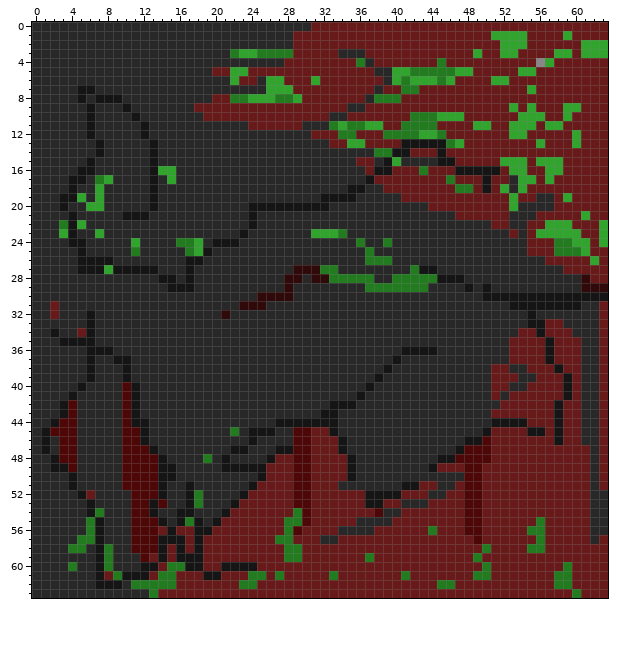
One commit to this pixel-art sprite: src/images/tiles/tile_17.png. The picture above was drawn from the file before the commit.
The file is 64x64 pixels. Colours within 5 levels of each other are drawn and written as one.
After:
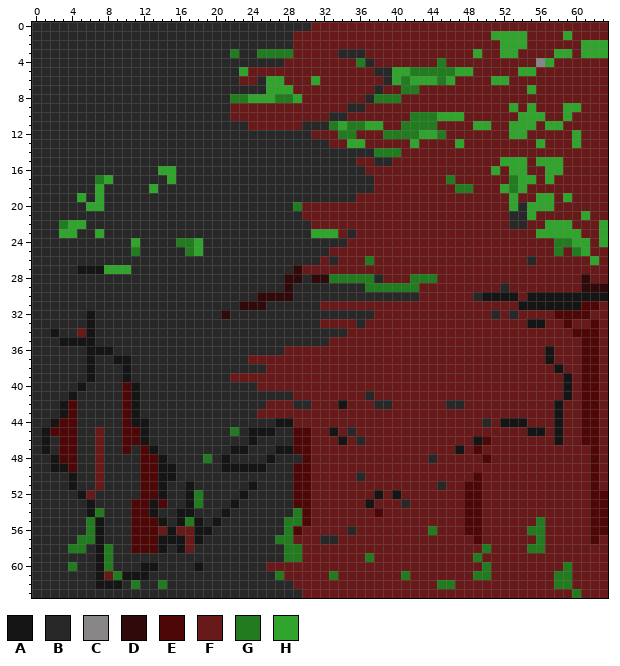
Palette (. is transparent): A #161515  B #282828  C #888686  D #300a0a  E #4e0707  F #681a1a  G #227b1f  H #31a42d
Changes in this commit:
y 3: x 23..24 HH -> BB
y 5: x 20..22 FFH -> BBB
y 6: x 22 H -> B
y 7: x 5..6 AA -> BB
y 8: x 5 A -> B; x 7..9 AAA -> BBB; x 20..21 FF -> BB
y 9: x 6 A -> B; x 10 A -> B; x 18..21 FFFF -> BBBB
y 10: x 6 A -> B; x 11 A -> B; x 19..21 FFF -> BBB
y 11..12: x 6 A -> B; x 12 A -> B
y 13: x 7 A -> B; x 13 A -> B; x 41..46 AAAAAG -> FHFFFF
y 14: x 7 A -> B; x 13 A -> B; x 40..41 AA -> GF; x 45 A -> F
y 15: x 6 A -> B; x 13 A -> B; x 39..46 AHBBBBAA -> BFFFFFFF
y 16: x 5..6 AA -> BB; x 13 A -> B; x 38..39 AA -> FF; x 43 G -> F; x 47..51 AAAAA -> FFFFH
y 17: x 4..5 AA -> BB; x 13 A -> B; x 37 A -> B; x 50 A -> F; x 53 B -> G
y 18: x 4 A -> B; x 13 A -> H; x 35..36 AA -> BB; x 38 B -> F; x 50 A -> F; x 53 B -> G
y 19: x 3..4 AA -> BB; x 13 A -> B; x 32..40 AAAABBBBB -> BBBBFFFFF; x 56..57 BB -> HH
y 20: x 3 A -> B; x 13 A -> B; x 24..43 AAAAAAAAABBBBBBBBBBB -> BBBBBGFFFFFFFFFFFFFF; x 55..57 BBB -> HHH
y 21: x 4 A -> B; x 10..12 AAA -> BBB; x 24 A -> B; x 30..46 BBBBBBBBBBBBBBBBB -> FFFFFFFFFFFFFFFFF; x 55 B -> H
y 22: x 4 A -> H; x 24 A -> B; x 31..50 BBBBBBBBBBBBBBBBBBBB -> FFFFFFFFFFFFFFFFFFFF
y 23: x 4 A -> H; x 23 A -> B; x 34 G -> F; x 36..52 BBBBBBBBBBBBBBBBB -> FFFFFFFFFFFFFFFFF; x 54 B -> F
y 24: x 4..5 AA -> BB; x 20..22 AAA -> BBB; x 35..54 BGBBGBBBBBBBBBBBBBBB -> FFFFFFFFFFFFFFFFFFFF
y 25: x 5 A -> B; x 19 A -> B; x 33..54 BBBBGBBBBBBBBBBBBBBBBB -> FFFFFFFFFFFFFFFFFFFFFF; x 59 G -> F
y 26: x 5..8 AAAA -> BBBB; x 17..18 AA -> BB; x 32 B -> F; x 34..36 BBB -> FFF; x 38..54 GGBBBBBBBBBBBBBBB -> FFFFFFFFFFFFFFFFF; x 56 B -> F
y 27: x 9..13 AAAAA -> HHBBB; x 17 A -> B; x 30..58 DDGGBBBBBBBBGAABBBBBBBBBBBBBB -> FFFFFFFFFFFFFFFFFFFFFFFFFFFFF
y 28: x 14..15 AA -> BB; x 17 A -> B; x 39..41 BGG -> FFF; x 45..60 AAABBBBBBBBBBBBB -> FFFFFFFFFFFFFFFF
y 29: x 15..17 AAA -> BBB; x 43..51 GBBBBABAB -> FFFFFFFFF; x 53..60 BBBBBBBB -> FFFFFFFF
y 30: x 43..48 BBBBBB -> FFFFFF; x 54 A -> F
y 31: x 2 F -> B; x 32..53 BBBBBBBBBBBBBBBBBBBBBA -> FFFFFFFFFFFFFFFFFFFFFF; x 61..62 BB -> EE
y 32: x 2 F -> B; x 38..50 BBBBBBBBBBBBB -> FFFFFFFFFFFFF; x 52 B -> F; x 54..62 BABBBBBBB -> FFFFEEEEF
y 33: x 32..35 BBBB -> FFFF; x 37..54 BBBBBBBBBBBBBBBBBB -> FFFFFFFFFFFFFFFFFF; x 59..62 BBBB -> EFFE
y 34: x 35..53 BBBBBBBBBBBBBBBBBBB -> FFFFFFFFFFFFFFFFFFF; x 56 A -> F; x 60..62 BBB -> EEE
y 35: x 33..52 BBBBBBBBBBBBBBBBBBBB -> FFFFFFFFFFFFFFFFFFFF; x 57 A -> F; x 61..62 BB -> EE
y 36: x 28..52 BBBBBBBBBBBBBAAAABBBBBBBB -> FFFFFFFFFFFFFFFFFFFFFFFFF; x 61..62 BB -> EE
y 37: x 24..52 BBBBBBBBBBBBBBBBABBBBBBBBBBBB -> FFFFFFFFFFFFFFFFFFFFFFFFFFFFF; x 61..62 BB -> EE
y 38: x 26..50 BBBBBBBBBBBBBABBBBBBBBBBB -> FFFFFFFFFFFFFFFFFFFFFFFFF; x 53..54 BB -> FF; x 61..62 BB -> EE
y 39: x 22..50 BBBBBBBBBBBBBBBBABBBBBBBBBBBB -> FFFFFFFFFFFFFFFFFFFFFFFFFFFFF; x 54..55 BB -> FF; x 61..62 BB -> EE
y 40: x 25..50 BBBBBBBBBBBBABBBBBBBBBBBBB -> FFFFFFFFFFFFFFFFFFFFFFFFFF; x 53..54 BB -> FF; x 61..62 BB -> EE
y 41: x 29..36 BBBBBBBA -> FFFFFFFF; x 38..50 BBBBBBBBBBBBB -> FFFFFFFFFFFFF; x 52 B -> F; x 61..62 BB -> EE
y 42: x 26..28 BBB -> FFF; x 31..33 BBA -> FFF; x 35..37 ABB -> FFF; x 40..45 BBBBBB -> FFFFFF; x 48..51 BBBB -> FFFF; x 61..62 BB -> EE
y 43: x 25..50 BBBBBBBAABBBBBBBBBBBBBBBBB -> FFFFFFFFFFFFFFFFFFFFFFFFFF; x 61..62 BB -> EE
y 44: x 29..49 AAAAABBBBBBBBBBBBBBBB -> FFFFFFFFFFFFFFFFFFFFF; x 51 A -> F; x 61..62 BB -> EE
y 45: x 7 B -> F; x 34 B -> F; x 36..50 BBBBBBBBBBBBBBA -> FFFFFFFFFFFFFFF; x 61..62 BB -> EE
y 46: x 7 B -> F; x 35 B -> F; x 37..48 BBBBBBBBBBBA -> FFFFFFFFFFFF; x 61..62 BB -> EE
y 47: x 7 B -> F; x 11 E -> B; x 34..46 ABBBBBBBBBBBB -> FFFFFFFFFFFFF; x 48 E -> F; x 50 E -> F; x 62 B -> E
y 48: x 7 B -> F; x 10..11 EE -> BB; x 27..29 FFE -> BBB; x 35..43 ABBBBBBBB -> FFFFFFFFF; x 45..49 AAEEE -> FFFFF; x 62 B -> E
y 49: x 7 B -> F; x 10..11 EE -> BB; x 26..28 FFF -> BBB; x 35..44 ABBBBBBBBA -> FFFFFFFFFF; x 48..49 EE -> FF; x 62 B -> E
y 50: x 7 B -> F; x 10..11 EE -> BB; x 25..28 AFFF -> BBBB; x 35 A -> F; x 37..48 BBBBBBBBBBBE -> FFFFFFFFFFFF; x 62 B -> E
y 51: x 7 B -> F; x 10..11 EE -> BB; x 25..28 FFFF -> BBBB; x 34..42 BBBBBBBAA -> FFFFFFFFF; x 46 B -> F; x 62 B -> E
y 52: x 11 E -> B; x 24..28 FFFFF -> BBBBB; x 37 A -> F; x 39 A -> F; x 44..45 BB -> FF; x 62..63 BB -> EE
y 53: x 23..28 FFFFFF -> BBBBBB; x 38 A -> F; x 42..43 BB -> FF; x 62..63 BB -> EE
y 54: x 22..28 FFFFFFF -> BBBBBBB; x 39..40 BB -> FF; x 62..63 BB -> EE
y 55: x 21..27 FFFFFFF -> BBBBBBB; x 36..39 BBBB -> FFFF; x 62..63 BB -> EE
y 56: x 20..27 FFFFFFFF -> BBBBBBBB; x 34 B -> F; x 36..37 BB -> FF; x 62..63 BB -> EE
y 57: x 19..26 FFFFFFFF -> BBBBBBBB; x 62 B -> E
y 58: x 15 F -> B; x 18..27 AFFFFFFFFF -> BBBBBBBBBB
y 59: x 12..27 EFAFAAAFFFFFFFFF -> BBBBBBBBBBBBBBBB
y 60: x 14..17 FGGA -> BBBB; x 19..25 FFAAAAF -> BBBBBBB
y 61: x 13..26 FGGFFFAAFFFGGF -> BBBBBBBBBBBBBB
y 62: x 12..13 GG -> BB; x 15..28 GFFFFFFFGGFFFF -> BBBBBBBBBBBBBB
y 63: x 13..29 GFFFFFFFFFFFFFFFF -> BBBBBBBBBBBBBBBBB
Where, in picture pixels (left, top, right, bottom), the same in both pictures:
changed: (59, 49, 608, 598)
changed: (50, 301, 59, 319)
